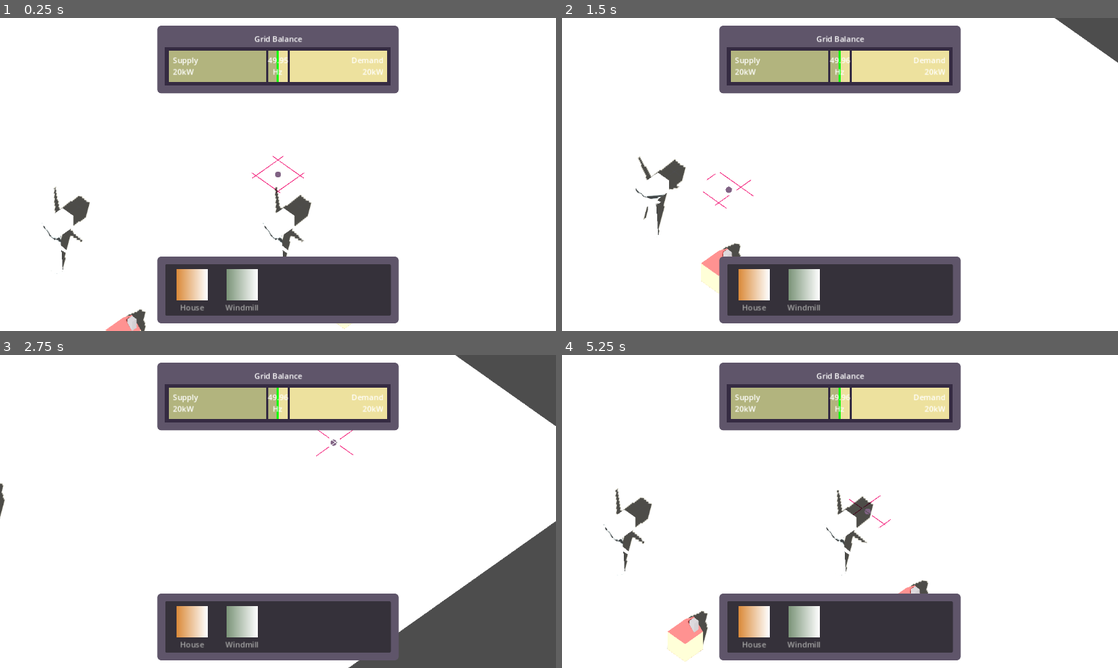
Above: before the commit, frames 1-4 (two rows, left to right).
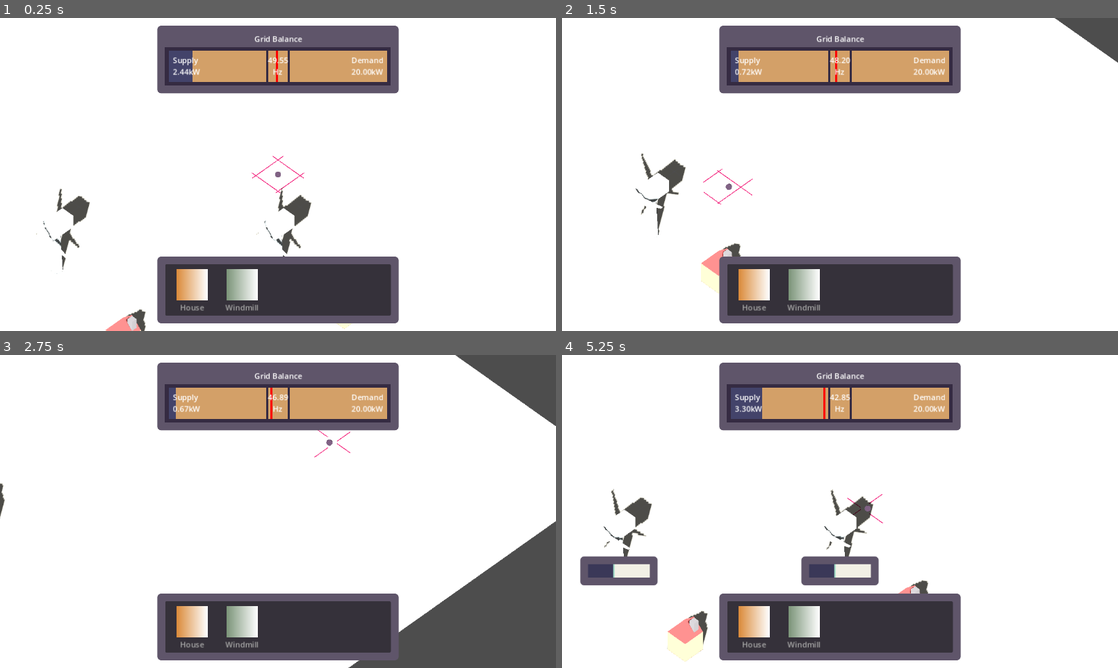
Above: after the commit, the same moments.

Repository: Vandebron/vandebron_game
Game: Godot game, scene res://world/main.tscn
The game is run twice, just before and just after one commit, with the same random seed, the same clock (stepped at 60 frames per second) and the same inputs.
Inputs (mouse positions are in pixels of both pictures, inside the frame that each line leads up to):
- Up to frame 1 (0.25 s): no input
- Up to frame 2 (1.5 s): move the mouse to (962, 158) at 0.52 s; hold D (move_right) 0.53-1.28 s; hold Tab (show_info, bound only after the commit) 0.53-1.28 s; move the mouse to (728, 190) at 1.27 s; hold S (move_down) from 1.28 s (still down); click (728, 190) at 1.35 s
- Up to frame 3 (2.75 s): tap Tab (show_info, bound only after the commit) at 1.55 s; move the mouse to (333, 442) at 2.02 s; release S (move_down) at 2.03 s; hold D (move_right) from 2.03 s (still down); hold Tab (show_info, bound only after the commit) from 2.03 s (still down)
- Up to frame 4 (5.25 s): move the mouse to (812, 574) at 2.77 s; release D (move_right) at 2.78 s; release Tab (show_info, bound only after the commit) at 2.78 s; hold W (move_up) 2.78-3.53 s; tap Tab (show_info, bound only after the commit) at 2.85, 4.35 s; move the mouse to (1006, 558) at 3.52 s; hold Tab (show_info, bound only after the commit) 3.53-4.28 s; hold A (move_left) 3.53-5.03 s; click (1006, 558) at 3.6 s; move the mouse to (673, 464) at 4.27 s; move the mouse to (867, 511) at 5.02 s; hold S (move_down) from 5.03 s (still down); hold Tab (show_info, bound only after the commit) from 5.03 s (still down)

The runs differ from the first frame. In frame 1, 4.2% of the frame differs, in the area x 6-70%, y 10-77%; in frame 2, 4.0%; in frame 3, 3.8%; in frame 4, 6.8%, in the area x 3-70%, y 10-74%.

Commit message:
Base windmill output on dynamically changing wind
Also included:
- Add a simple windmill production gauge UI node that is shown when you hold a button
- Fix grid balance gauge; better colors and set decimal scale to 2
- Use ease-in for grid balance so it adjusts slowly to supply/demand, but goes faster over time
- Rename EGrid to EnergyGrid; no need to be brief
- InputUtil has its own PhysicsDirectSpaceState3D; we will never have separate physics worlds

Diff:
--- a/library/egrid/egrid.gd
+++ b/library/energy_grid/energy_grid.gd
@@ -1,8 +1,11 @@
 extends Node
-class_name EGrid # E=Energy
+class_name EnergyGrid # EnergyGrid
 
 @export var target_frequency: float = 50.0
 @export var frequency_tolerance: float = 0.05
+@export var balance_adj_rate: float = 0.4
+@export var wind_variance: float = 0.1
+@export var wind_adj_rate: float = 0.1
 
 @onready var producer_container: Node3D = %Producers
 @onready var consumer_container: Node3D = %Consumers
@@ -17,13 +20,16 @@
 # Extreme power demand: blackout.
 var supply: float
 var demand: float
-var balance: float = 1.0
-@export var balance_adj_rate: float = 0.01
+var balance: float = 0.5 # Balance of 0.5 means perfectly balanced
+
 
 func _physics_process(delta: float) -> void:
 	supply = get_supply()
 	demand = get_demand() # TODO: What if demand is zero? We get division by zero
-	balance = lerpf(balance, supply / demand, delta * balance_adj_rate) # TODO: Apply ease-in-out
+
+	var target: float = supply / (supply + demand)
+	var easing: float = ease(1.0 - abs(balance - target), 4.8) # Ease-in
+	balance = clampf(lerpf(balance, target, delta * easing * balance_adj_rate), 0.0, 1.0)
 
 	_update_ui()
 
@@ -67,17 +73,17 @@
 
 
 func _update_ui() -> void:
-	supply_lbl.text = str("Supply\n", supply, "kW")
-	demand_lbl.text = str("[right]Demand\n", demand, "kW[/right]")
-	frequency_lbl.text = str("[center]", _frequency_to_string(_get_frequency()), "\nHz[/center]")
+	supply_lbl.text = str("Supply\n", _precision2(supply), "kW")
+	demand_lbl.text = str("[right]Demand\n", _precision2(demand), "kW[/right]")
+	frequency_lbl.text = str("[center]", _precision2(_get_frequency()), "\nHz[/center]")
 	grid_balance_gauge.supply = supply
 	grid_balance_gauge.demand = demand
 	grid_balance_gauge.balance = balance
 
 
 func _get_frequency() -> float:
-	return balance * target_frequency
+	return balance * target_frequency * 2.0
 
 
-func _frequency_to_string(freq: float) -> String:
-	return str(freq).pad_decimals(2)
+func _precision2(x: float) -> String:
+	return str(x).pad_decimals(2)
--- /dev/null
+++ b/library/energy_grid/gauge.gdshader
@@ -0,0 +1,18 @@
+shader_type canvas_item;
+
+uniform float current = 0.2;
+uniform float target = 0.7;
+uniform float line_width = 0.02;
+
+uniform vec3 line_color : source_color = vec3(1.0, 0.0, 0.0);
+uniform vec3 left_color : source_color = vec3(0.0);
+uniform vec3 right_color : source_color = vec3(1.0);
+
+void fragment() {
+	if (UV.x > target - (line_width * .5) && UV.x < target + (line_width * .5)) {
+		COLOR.rgb = line_color;
+	} else {
+		float what_to_draw = step(current / 1.0, UV.x);
+		COLOR.rgb = mix(left_color, right_color, what_to_draw);
+	}
+}
--- a/library/egrid/grid_balance_gauge.gdshader
+++ b/library/energy_grid/grid_balance_gauge.gdshader
@@ -3,7 +3,7 @@
 uniform float supply = 10.0;
 uniform float demand = 10.0;
 uniform float balance = 1.0;
-uniform float balance_line_width = 1.0;
+uniform float balance_line_width = 0.01;
 uniform float freq_margin = 0.05;
 uniform float freq_margin_line_width = 0.01;
 uniform vec3 freq_margin_line_color : source_color = vec3(1.0, 0.0, 0.0);
@@ -12,7 +12,7 @@
 uniform vec3 demand_color : source_color = vec3(1.0);
 
 void fragment() {
-	if (UV.x > (balance * .5) - (0.01 * .5) && UV.x < (balance * .5) + (0.01 * .5)) {
+	if (UV.x > balance - (balance_line_width * .5) && UV.x < balance + (balance_line_width * .5)) {
 		const vec3 red = vec3(1.0, 0.0, 0.0);
 		const vec3 green = vec3(0.0, 1.0, 0.0);
 		COLOR.rgb = mix(green, red, fract(abs(1.0 - balance)) / freq_margin);
--- a/library/egrid/grid_balance_gauge.tscn
+++ b/library/energy_grid/grid_balance_gauge.tscn
@@ -1,7 +1,7 @@
 [gd_scene load_steps=4 format=3 uid="uid://bcm7rp6xri4cr"]
 
-[ext_resource type="Shader" path="res://library/egrid/grid_balance_gauge.gdshader" id="1_6clxp"]
-[ext_resource type="Script" path="res://library/egrid/grid_balance_gauge.gd" id="2_hm7gn"]
+[ext_resource type="Shader" path="res://library/energy_grid/grid_balance_gauge.gdshader" id="1_6clxp"]
+[ext_resource type="Script" path="res://library/energy_grid/grid_balance_gauge.gd" id="2_hm7gn"]
 
 [sub_resource type="ShaderMaterial" id="ShaderMaterial_ea8l7"]
 shader = ExtResource("1_6clxp")
@@ -12,8 +12,8 @@
 shader_parameter/freq_margin = 0.05
 shader_parameter/freq_margin_line_width = 0.01
 shader_parameter/freq_margin_line_color = Color(0.207843, 0.168627, 0.258824, 1)
-shader_parameter/supply_color = Color(0.698039, 0.705882, 0.494118, 1)
-shader_parameter/demand_color = Color(0.929412, 0.882353, 0.619608, 1)
+shader_parameter/supply_color = Color(0.262745, 0.262745, 0.415686, 1)
+shader_parameter/demand_color = Color(0.827451, 0.627451, 0.407843, 1)
 
 [node name="GridBalanceGauge" type="ColorRect"]
 material = SubResource("ShaderMaterial_ea8l7")
--- a/library/input/input_util.gd
+++ b/library/input/input_util.gd
@@ -1,50 +1,58 @@
-extends Node
+extends Node3D
 
 enum DeviceType {MOUSE_KEYBOARD, CONTROLLER}
 
+var pointer_world_pos: Vector3
+
 var _device_type: DeviceType # TODO: Detect input device
 var _mouse_physics_layer: int
+var _physics_space_state: PhysicsDirectSpaceState3D
 
 
 func _ready() -> void:
 	_mouse_physics_layer = Utils.get_physics_layer("mouse")
+	_physics_space_state = get_world_3d().direct_space_state
 
 	#_device_type = DeviceType.CONTROLLER # Turn on to debug non-pc input
 
 
-func get_pointer_world_position(physics_space_state: PhysicsDirectSpaceState3D) -> Vector3:
+func _physics_process(_delta: float) -> void:
+	pointer_world_pos = _find_pointer_world_position()
+
+
+func get_pointer_world_position() -> Vector3:
+	return pointer_world_pos
+
+
+func _find_pointer_world_position() -> Vector3:
 	match _device_type:
 		DeviceType.MOUSE_KEYBOARD:
-			return get_mouse_world_position(physics_space_state)
+			return _find_mouse_world_position()
 		_:
-			return get_cursor_world_position(physics_space_state)
+			return _find_cursor_world_position()
 
 
-func get_mouse_world_position(physics_space_state: PhysicsDirectSpaceState3D) -> Vector3:
+func _find_mouse_world_position() -> Vector3:
 	var mouse_position: Vector2 = Utils.get_actual_viewport().get_mouse_position()
 	var camera: Camera3D = Utils.get_camera()
 	var ray_origin: Vector3 = camera.project_ray_origin(mouse_position)
 	var ray_target: Vector3 = ray_origin + camera.project_ray_normal(mouse_position) * 2000.0
-	return _raycast_for_pointer_position(ray_origin, ray_target, physics_space_state)
+	return _raycast_for_pointer_position(ray_origin, ray_target)
 
 
-func get_cursor_world_position(physics_space_state: PhysicsDirectSpaceState3D) -> Vector3:
+func _find_cursor_world_position() -> Vector3:
 	var camera: Camera3D = Utils.get_camera()
 	var ray_origin: Vector3 = camera.global_transform.origin
 	var ray_direction: Vector3 = -camera.global_transform.basis.z.normalized()
 	var ray_target: Vector3 = ray_origin + ray_direction * 1000.0
-	return _raycast_for_pointer_position(ray_origin, ray_target, physics_space_state)
+	return _raycast_for_pointer_position(ray_origin, ray_target)
 
 
-func _raycast_for_pointer_position(
-	ray_origin: Vector3,
-	ray_target: Vector3,
-	physics_space_state: PhysicsDirectSpaceState3D
-) -> Vector3:
+func _raycast_for_pointer_position(ray_origin: Vector3, ray_target: Vector3) -> Vector3:
 	var raycast_params := PhysicsRayQueryParameters3D.create(ray_origin, ray_target, _mouse_physics_layer)
 	raycast_params.collide_with_areas = true
 	raycast_params.collide_with_bodies = false
-	var intersection: Dictionary = physics_space_state.intersect_ray(raycast_params)
+	var intersection: Dictionary = _physics_space_state.intersect_ray(raycast_params)
 
 	if intersection.is_empty():
 		return Vector3()
--- /dev/null
+++ b/library/weather.gd
@@ -0,0 +1,38 @@
+extends Node
+
+const wind_cycle_ms: int = 30000 # Dictates how long it takes for weather to repeat
+
+var wind: float = 0.5 # Ranges from 0-1
+var sun: float = 0.5 # Ranges from 0-1
+
+var _target_wind: float = 1.0
+
+
+func _ready() -> void:
+	_update_wind()
+
+
+func _physics_process(delta: float) -> void:
+	wind = lerpf(wind, _target_wind, delta)
+
+
+func _update_wind() -> void:
+	get_tree().create_timer(1.0).timeout.connect(self._update_wind)
+
+	# This curve is a simple sine wave with no variance.
+	# TODO: We could use a Godot Curve (built-in) to have a deterministic weather pattern with some
+	#		variability to make it look random.
+	var x: float = _get_curve_x()
+	var y: float = _get_curve_y(x)
+	_target_wind = y
+
+
+func _get_curve_x() -> float:
+	var current_time_ms: int = Time.get_ticks_msec()
+	return 1.0 - (2.0 * (current_time_ms % wind_cycle_ms)) / wind_cycle_ms
+
+
+## Returns a value between 0 and 1.
+## Input value of -1 yields 0, 0 yield 0.5, 1 yields 1.
+func _get_curve_y(x: float) -> float:
+	return .5 * cos(x * PI) + .5
--- a/object/builder/builder.gd
+++ b/object/builder/builder.gd
@@ -12,7 +12,6 @@
 @onready var placement_debounce: Timer = $PlacementDebounce
 
 var _highlight_material: Material = preload("res://object/builder/highlight_material.tres")
-var _physics_space_state: PhysicsDirectSpaceState3D
 var _model: Model
 var _shape: Model
 var _collider: Area3D
@@ -22,16 +21,11 @@
 var _hover_tween: Tween
 
 
-func _ready() -> void:
-	_physics_space_state = get_world_3d().direct_space_state
-
-
 func _physics_process(delta: float) -> void:
 	if _build_confirmed:
 		return
 
-	_pointer_pos = InputUtil.get_pointer_world_position(_physics_space_state)
-	_pointer_pos = snapped(_pointer_pos, Constants.GRID_CELL_SIZE)
+	_pointer_pos = snapped(InputUtil.pointer_world_pos, Constants.GRID_CELL_SIZE)
 
 	global_position = lerp(global_position, _pointer_pos, delta * 15.0)
 
--- a/object/house/house_model.tscn
+++ b/object/house/house_model.tscn
@@ -57,6 +57,21 @@
 radial_segments = 8
 rings = 4
 
+[sub_resource type="Animation" id="Animation_eaci6"]
+length = 0.001
+tracks/0/type = "value"
+tracks/0/imported = false
+tracks/0/enabled = true
+tracks/0/path = NodePath("House/Chimney/SmokeParticles:emitting")
+tracks/0/interp = 1
+tracks/0/loop_wrap = true
+tracks/0/keys = {
+"times": PackedFloat32Array(0),
+"transitions": PackedFloat32Array(1),
+"update": 1,
+"values": [false]
+}
+
 [sub_resource type="Animation" id="Animation_ypnf4"]
 resource_name = "consume"
 loop_mode = 1
@@ -71,21 +86,6 @@
 "transitions": PackedFloat32Array(1),
 "update": 1,
 "values": [true]
-}
-
-[sub_resource type="Animation" id="Animation_eaci6"]
-length = 0.001
-tracks/0/type = "value"
-tracks/0/imported = false
-tracks/0/enabled = true
-tracks/0/path = NodePath("House/Chimney/SmokeParticles:emitting")
-tracks/0/interp = 1
-tracks/0/loop_wrap = true
-tracks/0/keys = {
-"times": PackedFloat32Array(0),
-"transitions": PackedFloat32Array(1),
-"update": 1,
-"values": [false]
 }
 
 [sub_resource type="AnimationLibrary" id="AnimationLibrary_hdayl"]
--- a/object/producer/producer.gd
+++ b/object/producer/producer.gd
@@ -12,7 +12,4 @@
 
 func _init() -> void:
 	add_to_group(Constants.GROUP_PRODUCER)
-
-
-func _physics_process(_delta: float) -> void:
 	current_power = nominal_power
--- a/object/terrain.gd
+++ b/object/terrain.gd
@@ -3,18 +3,15 @@
 # TODO: Crosshair should probably be on CameraAnchor, but I'm lazy
 @onready var crosshair: MeshInstance3D = %Crosshair
 
-var _physics_space_state: PhysicsDirectSpaceState3D
-
 var grid_material: ShaderMaterial
 
 
 func _ready() -> void:
-	_physics_space_state = get_world_3d().direct_space_state
 	grid_material = get_surface_override_material(0).next_pass as ShaderMaterial
 	grid_material.set_shader_parameter("cell_size", Constants.GRID_CELL_SIZE.x)
 
 
 func _process(_delta: float) -> void:
-	var pointer_pos: Vector3 = InputUtil.get_pointer_world_position(_physics_space_state)
+	var pointer_pos: Vector3 = InputUtil.pointer_world_pos
 	grid_material.set_shader_parameter("pointer_world_pos", pointer_pos)
 	crosshair.global_position = pointer_pos
--- a/object/windmill/windmill.gd
+++ b/object/windmill/windmill.gd
@@ -1,5 +1,48 @@
 extends Producer
+
+@export var production_variance: float = 0.05
+@export var acceleration: float = 10.0 # Determines how fast windmill adjusts to new wind speeds
+
+@onready var variance_timer: Timer = $VarianceTimer
+
+var _speed: float = 1.0
+var _target_speed: float = 1.0
+var _variance: float = 0.1 # Represents random production deviation per windmill
 
 
 func _ready() -> void:
 	model.animation_player.play("spin")
+	variance_timer.timeout.connect(self._update_variance)
+
+
+func _input(event: InputEvent) -> void:
+	if event.is_action_released("show_info"):
+		hide_info()
+
+
+func _physics_process(delta: float) -> void:
+	_target_speed = clampf(Weather.wind - _variance, 0.0, 1.0)
+	_speed = lerpf(_speed, _target_speed, delta * acceleration)
+	active_capability_out = _target_speed * nominal_power
+	current_power = clampf(_speed * active_capability_out, dmol, nominal_power)
+
+	model.animation_player.speed_scale = _speed
+
+	if Input.is_action_pressed("show_info"):
+		show_info()
+
+
+func _update_variance() -> void:
+	_variance = randf() * production_variance
+
+
+func show_info() -> void:
+	$ProductionGaugeCtnr.visible = true
+	$ProductionGaugeCtnr.global_position = Utils.get_camera().unproject_position(global_position)
+	%ProductionGauge.material.set_shader_parameter("current", _speed)
+	%ProductionGauge.material.set_shader_parameter("target", _target_speed)
+
+
+func hide_info() -> void:
+	$ProductionGaugeCtnr.visible = false
+	%ProductionGauge.material.set_shader_parameter("current", _target_speed)
--- a/object/windmill/windmill.tscn
+++ b/object/windmill/windmill.tscn
@@ -1,8 +1,19 @@
-[gd_scene load_steps=4 format=3 uid="uid://kplamygjx6ob"]
+[gd_scene load_steps=7 format=3 uid="uid://kplamygjx6ob"]
 
 [ext_resource type="Script" path="res://object/windmill/windmill.gd" id="1_65461"]
 [ext_resource type="PackedScene" uid="uid://bxgfnp120gfmk" path="res://object/windmill/windmill_model.tscn" id="2_4fv1r"]
 [ext_resource type="PackedScene" uid="uid://dlwoabgf66r5s" path="res://object/windmill/windmill_collider.tscn" id="3_ckbnn"]
+[ext_resource type="Theme" uid="uid://bgm6bulhf3ca1" path="res://library/ui/default_theme.tres" id="4_87nqh"]
+[ext_resource type="Shader" path="res://library/energy_grid/gauge.gdshader" id="5_omjnx"]
+
+[sub_resource type="ShaderMaterial" id="ShaderMaterial_ypfyx"]
+shader = ExtResource("5_omjnx")
+shader_parameter/current = 0.2
+shader_parameter/target = 0.7
+shader_parameter/line_width = 0.02
+shader_parameter/line_color = Color(0.635294, 0.862745, 0.780392, 1)
+shader_parameter/left_color = Color(0.227451, 0.219608, 0.345098, 1)
+shader_parameter/right_color = Color(0.94902, 0.941176, 0.898039, 1)
 
 [node name="Windmill" type="Node3D"]
 script = ExtResource("1_65461")
@@ -10,3 +21,33 @@
 [node name="Model" parent="." instance=ExtResource("2_4fv1r")]
 
 [node name="Collider" parent="." instance=ExtResource("3_ckbnn")]
+collision_layer = 8194
+
+[node name="VarianceTimer" type="Timer" parent="."]
+autostart = true
+
+[node name="ProductionGaugeCtnr" type="Control" parent="."]
+visible = false
+layout_mode = 3
+anchors_preset = 0
+offset_right = 160.0
+offset_bottom = 60.0
+mouse_filter = 2
+theme = ExtResource("4_87nqh")
+
+[node name="PanelContainer" type="PanelContainer" parent="ProductionGaugeCtnr"]
+layout_mode = 1
+anchors_preset = 15
+anchor_right = 1.0
+anchor_bottom = 1.0
+offset_left = -80.0
+offset_top = -30.0
+offset_right = -80.0
+offset_bottom = -30.0
+grow_horizontal = 2
+grow_vertical = 2
+
+[node name="ProductionGauge" type="ColorRect" parent="ProductionGaugeCtnr/PanelContainer"]
+unique_name_in_owner = true
+material = SubResource("ShaderMaterial_ypfyx")
+layout_mode = 2
--- a/project.godot
+++ b/project.godot
@@ -21,6 +21,7 @@
 Utils="*res://library/utils.gd"
 InputUtil="*res://library/input/input_util.gd"
 Events="*res://library/events.gd"
+Weather="*res://library/weather.gd"
 
 [display]
 
@@ -66,8 +67,14 @@
 , Object(InputEventJoypadButton,"resource_local_to_scene":false,"resource_name":"","device":-1,"button_index":1,"pressure":0.0,"pressed":false,"script":null)
 ]
 }
+show_info={
+"deadzone": 0.5,
+"events": [Object(InputEventKey,"resource_local_to_scene":false,"resource_name":"","device":0,"window_id":0,"alt_pressed":false,"shift_pressed":false,"ctrl_pressed":false,"meta_pressed":false,"pressed":false,"keycode":0,"physical_keycode":4194306,"key_label":0,"unicode":0,"echo":false,"script":null)
+]
+}
 
 [layer_names]
 
 3d_physics/layer_2="building"
 3d_physics/layer_13="mouse"
+3d_physics/layer_14="building_hover"
--- a/world/main.gd
+++ b/world/main.gd
@@ -2,7 +2,7 @@
 
 const native_resolution := Vector2i(320, 180)
 
-@export var egrid: EGrid
+@export var energy_grid: EnergyGrid
 
 var builder: Builder
 
@@ -35,9 +35,9 @@
 
 func _add_new_building_to_world(node: Node3D, at_position: Vector3) -> void:
 	if node.is_in_group(Constants.GROUP_PRODUCER):
-		egrid.add_producer(node, at_position)
+		energy_grid.add_producer(node, at_position)
 	elif node.is_in_group(Constants.GROUP_CONSUMER):
-		egrid.add_consumer(node, at_position)
+		energy_grid.add_consumer(node, at_position)
 	else:
 		printerr("Trying to add unknown building type to world")
 
--- a/world/main.tscn
+++ b/world/main.tscn
@@ -4,11 +4,11 @@
 [ext_resource type="Shader" path="res://library/shader/grid.gdshader" id="1_kb3f1"]
 [ext_resource type="Script" path="res://object/terrain.gd" id="2_dqac5"]
 [ext_resource type="Script" path="res://library/camera_anchor.gd" id="4_vkf2q"]
-[ext_resource type="Script" path="res://library/egrid/egrid.gd" id="5_mqi84"]
+[ext_resource type="Script" path="res://library/energy_grid/energy_grid.gd" id="5_mqi84"]
 [ext_resource type="Theme" uid="uid://bgm6bulhf3ca1" path="res://library/ui/default_theme.tres" id="6_27pu8"]
 [ext_resource type="PackedScene" uid="uid://kplamygjx6ob" path="res://object/windmill/windmill.tscn" id="6_jw3nt"]
 [ext_resource type="PackedScene" uid="uid://vjdf3kwb88ov" path="res://object/house/house.tscn" id="6_q1483"]
-[ext_resource type="PackedScene" uid="uid://bcm7rp6xri4cr" path="res://library/egrid/grid_balance_gauge.tscn" id="9_doxxx"]
+[ext_resource type="PackedScene" uid="uid://bcm7rp6xri4cr" path="res://library/energy_grid/grid_balance_gauge.tscn" id="9_doxxx"]
 [ext_resource type="Script" path="res://library/ui/build_menu.gd" id="10_ka3ov"]
 [ext_resource type="Resource" uid="uid://diejrlo4iciyb" path="res://object/house/house_building_def.tres" id="11_l2stq"]
 [ext_resource type="Resource" uid="uid://b0r1cr25214g" path="res://object/windmill/windmill_building_def.tres" id="12_3u0jo"]
@@ -86,9 +86,9 @@
 [sub_resource type="GradientTexture2D" id="GradientTexture2D_ft275"]
 gradient = SubResource("Gradient_niknj")
 
-[node name="Main" type="Node3D" node_paths=PackedStringArray("egrid")]
+[node name="Main" type="Node3D" node_paths=PackedStringArray("energy_grid")]
 script = ExtResource("1_8dagw")
-egrid = NodePath("SubViewportContainer/SubViewport/World/EnergyGrid")
+energy_grid = NodePath("SubViewportContainer/SubViewport/World/EnergyGrid")
 
 [node name="WorldEnvironment" type="WorldEnvironment" parent="."]
 environment = SubResource("Environment_khv8l")
@@ -154,7 +154,6 @@
 
 [node name="EnergyGrid" type="Node3D" parent="SubViewportContainer/SubViewport/World"]
 script = ExtResource("5_mqi84")
-balance_adj_rate = 0.05
 
 [node name="Producers" type="Node3D" parent="SubViewportContainer/SubViewport/World/EnergyGrid"]
 unique_name_in_owner = true
Renamed: library/egrid/grid_balance_gauge.gd -> library/energy_grid/grid_balance_gauge.gd
